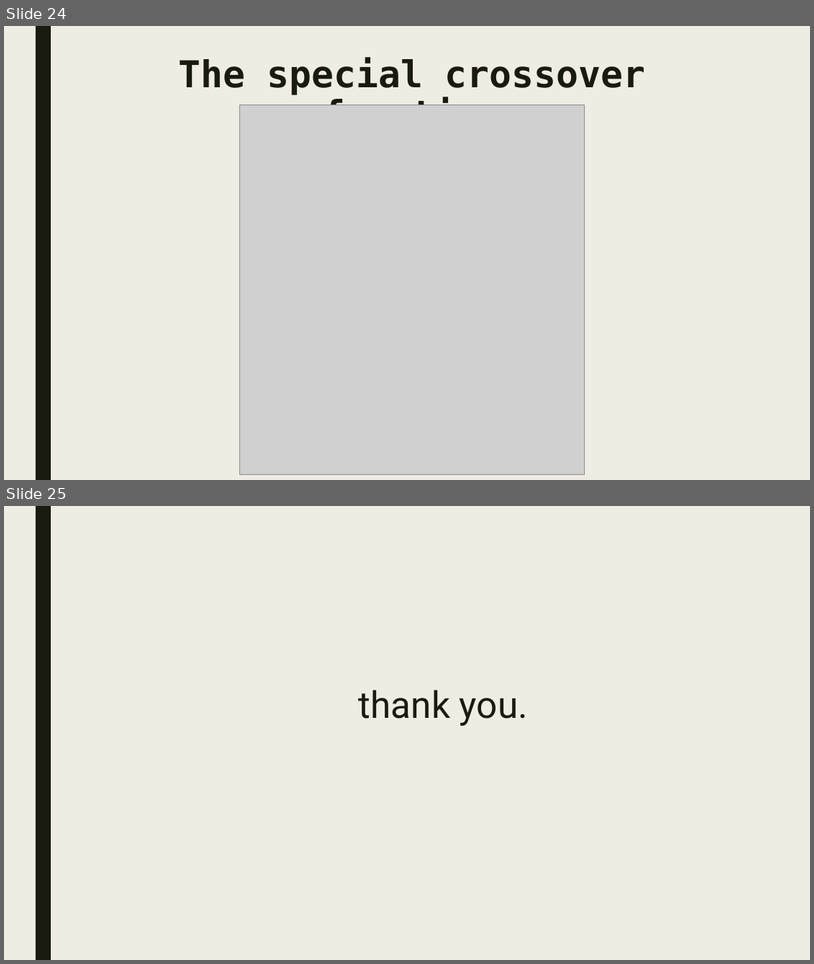
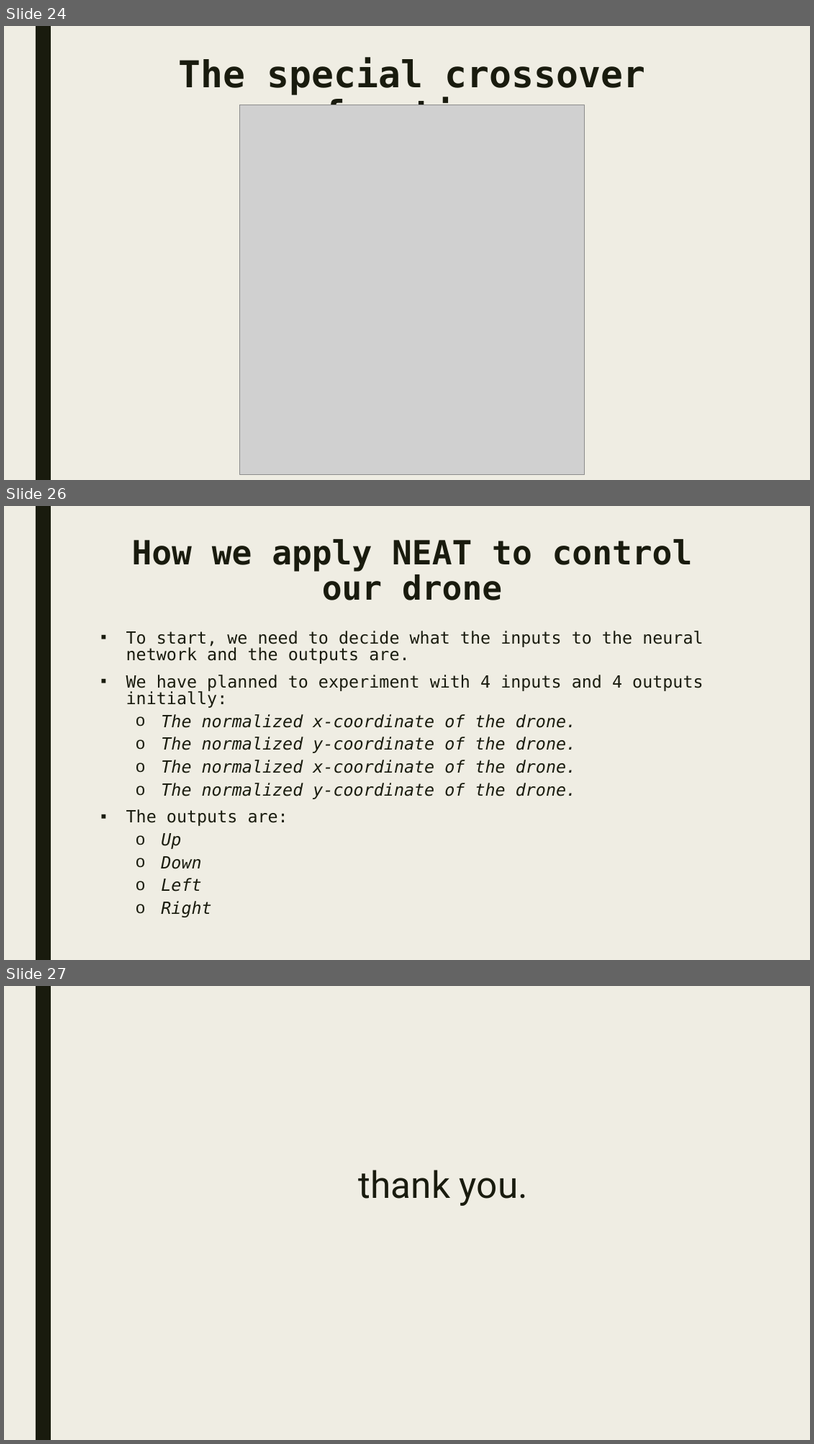
Before and after one commit to bokonist/drone-x, a slide deck: Drone-X-presentation2.pptx. Shown one above the other, each under a label of ours: slides 24 and 25 before the commit, slides 24, 26 and 27 after it; the slides between them are not shown. The pictures are 814x964 and 814x1444 pixels, drawn with LibreOffice and Linux fonts; fonts in the diff are those of the drawing; grey boxes stand for pictures. Boxes give left, top, right and bottom in pixels: in the first picture for what was removed or moved away, otherwise in the second. Text is boxed around its words. In the diff, an @@ line names an element or a change of style, - is before the commit and + after.

```diff
--- a/Drone-X-presentation2.pptx
+++ b/Drone-X-presentation2.pptx
@@ slide 26 added at [4,506,810,960], background #EFEDE3; not listed: 1 template element that a slide beside it also shows @@
@@ title added at [132,539,693,600], 39.6 pt, text #191B0E, bold @@
+How we apply NEAT to control our drone
@@ text added at [126,631,703,917], 20 pt, text #191B0E, italic @@
+▪ To start, we need to decide what the inputs to the neural network and the outputs are.
+▪ We have planned to experiment with 4 inputs and 4 outputs initially:
+  o The normalized x-coordinate of the drone.
+  o The normalized y-coordinate of the drone.
+  o The normalized x-coordinate of the drone.
+  o The normalized y-coordinate of the drone.
+▪ The outputs are:
+  o Up
+  o Down
+  o Left
+  o Right
@@ what was slide 25 is now slide 27 @@
```
Also in this commit, not shown: 1 slide changed, 1 other slide added.
